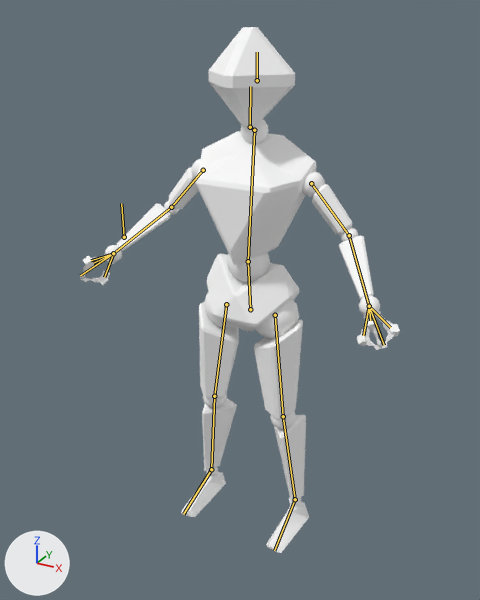
Before and after pictures for a commit that changed the Blender file assets/character.blend.
Before and after are seen from a camera (50 mm lens) standing at (1.21, -2.34, 2.25) and looking at (0.01, -0.14, 1.15). The lights are fixed; the arrows at lower left show +X, +Y and +Z. The bones that bend it are drawn over the model as lines.
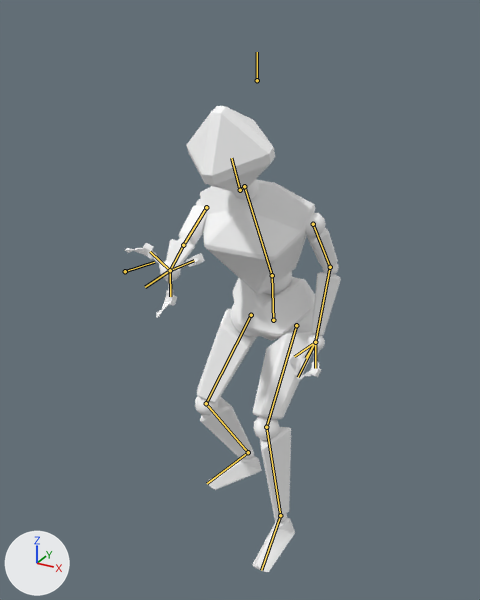
The newer file adds an action. The first version stands in its rest pose; the second is drawn at frame 45 of the action 'interact'.

Edits to the scene script, one JSON object a line:
```json
{"block": "bone_attach_point", "where": "bone_attach_point = bpy.data.objects['metarig'].pose.bones['attach_point']"}
{"op": "set", "path": "bone_attach_point.location", "old": "(0.0, 0.0, 0.0)", "new": "(0.203, -0.037, 0.258)"}
{"op": "set", "path": "bone_attach_point.rotation_quaternion", "old": "(1.0, 0.0, 0.0, 0.0)", "new": "(0.701, -0.651, 0.094, -0.276)", "note": "degrees (0, 0, 0) -> degrees (-82, -13, -31)"}
{"block": "bone_hips", "where": "bone_hips = bpy.data.objects['metarig'].pose.bones['hips']"}
{"op": "set", "path": "bone_hips.location", "old": "(0.0, 0.0, 0.0)", "new": "(0.011, -0.154, -0.191)"}
{"block": "bone_spine", "where": "bone_spine = bpy.data.objects['metarig'].pose.bones['spine']  # child of 'hips'"}
{"op": "set", "path": "bone_spine.rotation_quaternion", "old": "(1.0, 0.0, 0.0, 0.0)", "new": "(0.955, 0.0, 0.0, -0.295)", "note": "degrees (0, 0, 0) -> degrees (0, 0, -34)"}
{"block": "bone_head", "where": "bone_head = bpy.data.objects['metarig'].pose.bones['head']  # child of 'neck'"}
{"op": "set", "path": "bone_head.rotation_quaternion", "old": "(1.0, 0.0, 0.0, 0.0)", "new": "(0.997, 0.0, 0.0, 0.077)", "note": "degrees (0, 0, 0) -> degrees (0, 0, 9)"}
{"block": "bone_claw1_r", "where": "bone_claw1_r = bpy.data.objects['metarig'].pose.bones['claw1.R']  # child of 'hand.R'"}
{"op": "set", "path": "bone_claw1_r.rotation_quaternion", "old": "(1.0, 0.0, 0.0, 0.0)", "new": "(0.841, 0.0, 0.0, -0.541)", "note": "degrees (0, 0, 0) -> degrees (0, 0, -65)"}
{"block": "bone_claw2_r", "where": "bone_claw2_r = bpy.data.objects['metarig'].pose.bones['claw2.R']  # child of 'hand.R'"}
{"op": "set", "path": "bone_claw2_r.rotation_quaternion", "old": "(1.0, 0.0, 0.0, 0.0)", "new": "(0.841, 0.0, 0.0, -0.541)", "note": "degrees (0, 0, 0) -> degrees (0, 0, -65)"}
{"block": "bone_claw3_r", "where": "bone_claw3_r = bpy.data.objects['metarig'].pose.bones['claw3.R']  # child of 'hand.R'"}
{"op": "set", "path": "bone_claw3_r.rotation_quaternion", "old": "(1.0, 0.0, 0.0, 0.0)", "new": "(0.841, 0.0, 0.0, -0.541)", "note": "degrees (0, 0, 0) -> degrees (0, 0, -65)"}
{"block": "bone_elbowik_r", "where": "bone_elbowik_r = bpy.data.objects['metarig'].pose.bones['elbowIK.R']  # child of 'spine'"}
{"op": "set", "path": "bone_elbowik_r.location", "old": "(0.0, 0.0, 0.0)", "new": "(-0.065, -0.165, -0.113)"}
{"block": "bone_kneeik_l", "where": "bone_kneeik_l = bpy.data.objects['metarig'].pose.bones['kneeIK.L']  # child of 'hips'"}
{"op": "set", "path": "bone_kneeik_l.location", "old": "(0.0, 0.0, 0.0)", "new": "(0.434, -0.183, 0.0)"}
{"block": "bone_kneeik_r", "where": "bone_kneeik_r = bpy.data.objects['metarig'].pose.bones['kneeIK.R']  # child of 'hips'"}
{"op": "set", "path": "bone_kneeik_r.location", "old": "(0.0, 0.0, 0.0)", "new": "(0.863, -0.364, 0.0)"}
{"block": "bone_handik_l", "where": "bone_handik_l = bpy.data.objects['metarig'].pose.bones['handIK.L']"}
{"op": "set", "path": "bone_handik_l.location", "old": "(0.0, 0.0, 0.0)", "new": "(0.06, -0.16, -0.454)"}
{"op": "set", "path": "bone_handik_l.rotation_quaternion", "old": "(1.0, 0.0, 0.0, 0.0)", "new": "(0.837, -0.285, 0.282, -0.374)", "note": "degrees (0, 0, 0) -> degrees (-45, 15, -54)"}
{"block": "bone_handik_r", "where": "bone_handik_r = bpy.data.objects['metarig'].pose.bones['handIK.R']"}
{"op": "set", "path": "bone_handik_r.location", "old": "(0.0, 0.0, 0.0)", "new": "(-0.574, -0.145, 0.04)"}
{"op": "set", "path": "bone_handik_r.rotation_quaternion", "old": "(1.0, 0.0, 0.0, 0.0)", "new": "(-0.125, -0.409, 0.871, 0.12)", "note": "degrees (0, 0, 0) -> degrees (-19, -173, 51)"}
{"block": "bone_footik_l", "where": "bone_footik_l = bpy.data.objects['metarig'].pose.bones['footIK.L']"}
{"op": "set", "path": "bone_footik_l.location", "old": "(0.0, 0.0, 0.0)", "new": "(0.021, 0.121, 0.05)"}
{"op": "set", "path": "bone_footik_l.rotation_quaternion", "old": "(1.0, 0.0, 0.0, 0.0)", "new": "(1.0, 0.0, -0.012, 0.028)", "note": "degrees (0, 0, 0) -> degrees (0, -1, 3)"}
{"block": "bone_footik_r", "where": "bone_footik_r = bpy.data.objects['metarig'].pose.bones['footIK.R']"}
{"op": "set", "path": "bone_footik_r.location", "old": "(0.0, 0.0, 0.0)", "new": "(-0.082, -0.2, -0.084)"}
{"op": "set", "path": "bone_footik_r.rotation_quaternion", "old": "(1.0, 0.0, 0.0, 0.0)", "new": "(0.971, 0.0, 0.093, -0.221)", "note": "degrees (0, 0, 0) -> degrees (-2, 10, -26)"}
```

Changed parts and their boxes (x1, y1, x2, y2) in the pictures (480 x 600 px):
```json
{"object": "mesh", "change": "posed", "before": [80, 27, 400, 553], "after": [125, 106, 341, 572], "on screen": "32% narrower, 11% shorter"}
{"bone": "attach_point", "before": "(124, 237) to (121, 203)", "after": "(125, 271) to (154, 262)"}
{"bone": "hips", "before": "(250, 309) to (248, 261)", "after": "(273, 320) to (272, 275)"}
{"bone": "spine", "before": "(248, 261) to (254, 130)", "after": "(272, 275) to (244, 186)"}
{"bone": "head", "before": "(250, 127) to (250, 86)", "after": "(240, 190) to (231, 158)"}
{"bone": "claw1.R", "before": "(113, 253) to (91, 260)", "after": "(170, 270) to (170, 296)"}
{"bone": "claw2.R", "before": "(113, 253) to (104, 277)", "after": "(170, 270) to (150, 251)"}
{"bone": "claw3.R", "before": "(113, 253) to (93, 263)", "after": "(170, 270) to (194, 260)"}
```
